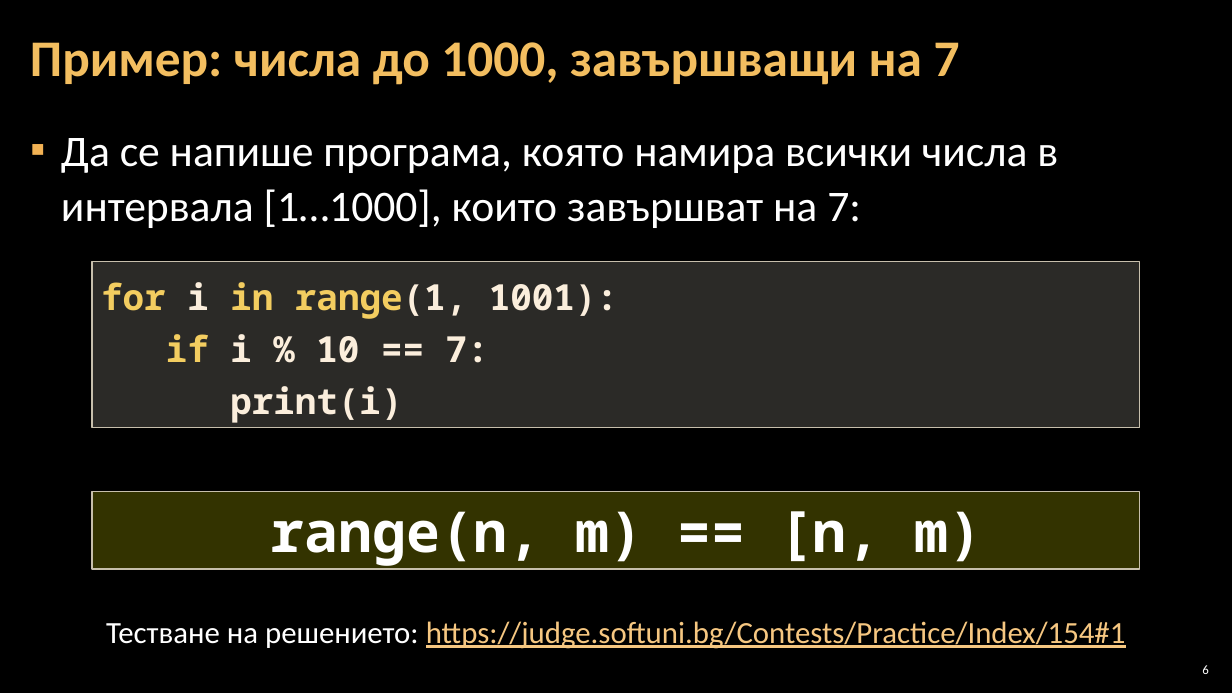
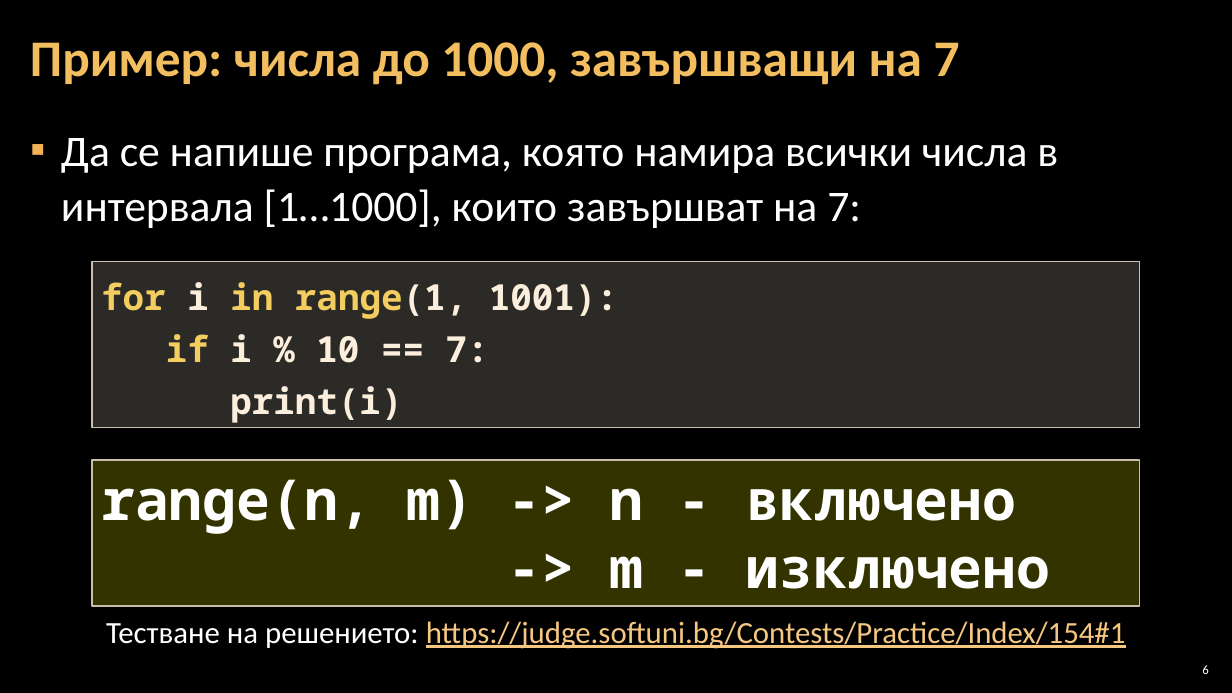
Before and after one commit to Software-University/Python-Basics, a slide deck: slide 6 of Python/5. Loops/5. Loops.pptx. Drawn at 1232x693 pixels with LibreOffice and Linux fonts; fonts in the diff are those of the drawing; background and template pictures are left out. Boxes give left, top, right and bottom in pixels: in the first picture for what was removed or moved away, otherwise in the second. Text is boxed around its words. In the diff, an @@ line names an element or a change of style, - is before the commit and + after.

```diff
--- a/Python/5. Loops/5. Loops.pptx
+++ b/Python/5. Loops/5. Loops.pptx
@@ rectangle "range(n, m) -> n - ...": place and size @@
-rectangle "range(n, m) -> n - ..." at [92,492,1140,569]
+rectangle "range(n, m) -> n - ..." at [92,460,1140,606]
@@ text in rectangle at [101,479,1051,589]: text changed @@
-range(n, m) == [n, m)
+range(n, m) -> n - включено
+-> m - изключено
```
Also in this commit, not shown: 2 other slides changed, 12 other files.
